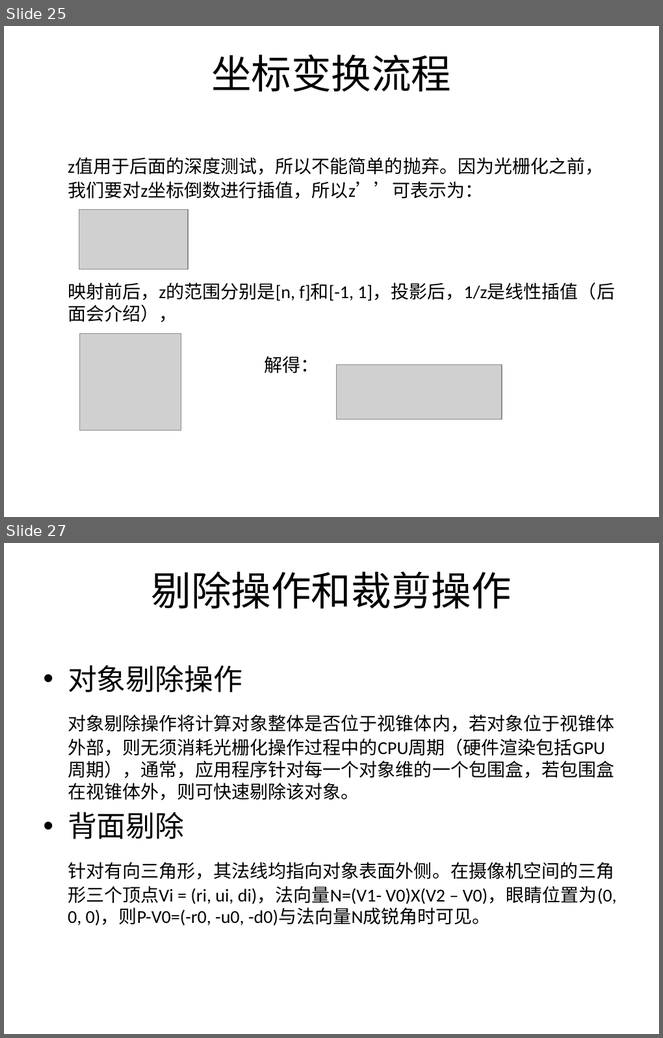
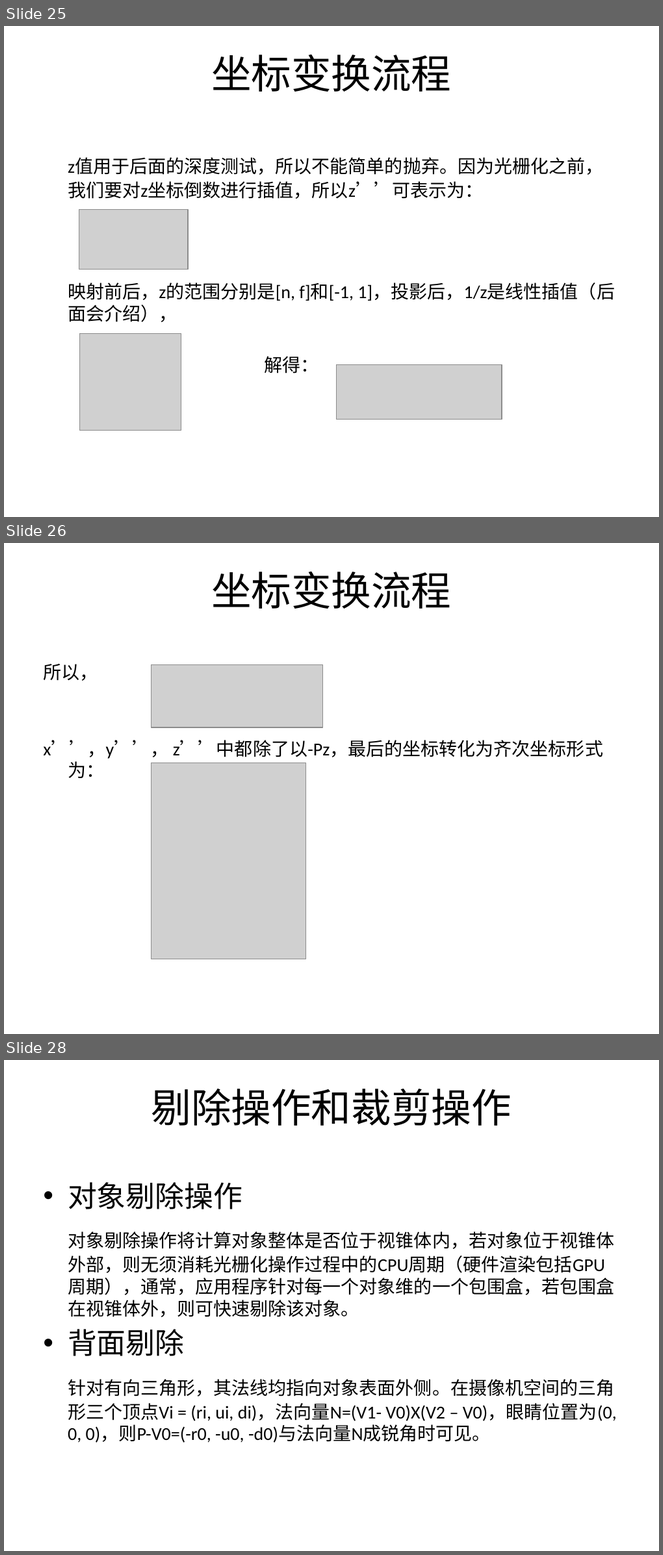
Before and after one commit to SeventhMage/MagicX, a slide deck: SoftEngine/doc/SoftwareRender.pptx. Shown one above the other, each under a label of ours: slides 25 and 27 before the commit, slides 25, 26 and 28 after it; the slides between them are not shown. The pictures are 663x1038 and 663x1555 pixels, drawn with LibreOffice and Linux fonts; fonts in the diff are those of the drawing; grey boxes stand for pictures; background and template pictures are left out. Boxes give left, top, right and bottom in pixels: in the first picture for what was removed or moved away, otherwise in the second. Text is boxed around its words. In the diff, an @@ line names an element or a change of style, - is before the commit and + after.

```diff
--- a/SoftEngine/doc/SoftwareRender.pptx
+++ b/SoftEngine/doc/SoftwareRender.pptx
@@ slide 26 added at (4, 543, 659, 1034), background picture (left out) @@
@@ title added at (211, 572, 452, 609), 44 pt, text #000000 @@
+坐标变换流程
@@ text added at (43, 664, 603, 778), 20 pt, text #000000 @@
+所以，
+x’’，y’’， z’’中都除了以-Pz，最后的坐标转化为齐次坐标形式为：
@@ picture added at (151, 665, 322, 728) @@
@@ picture added at (151, 763, 306, 960) @@
@@ what was slide 27 is now slide 28 @@
```
Also in this commit, not shown: 4 slides changed, 1 other slide added.
